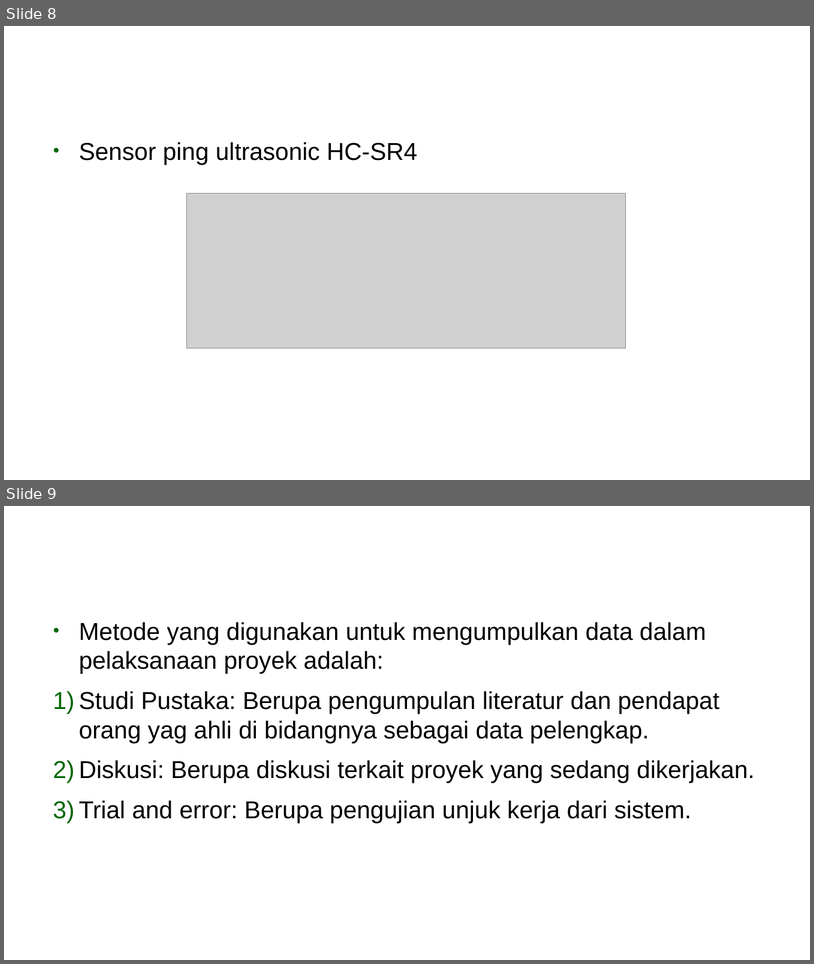
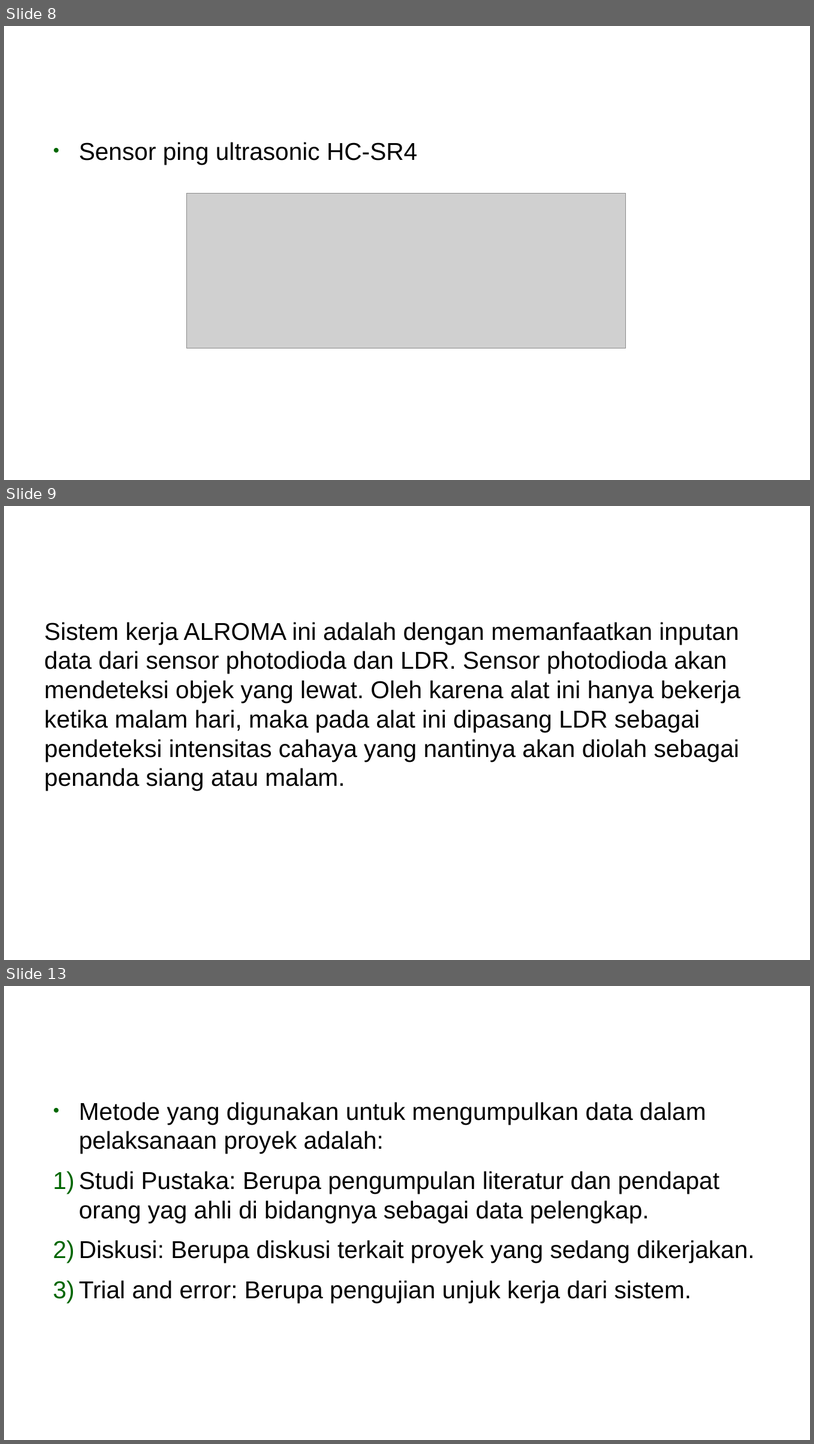
Before and after one commit to budiyona/PROTEK2018, a slide deck: Berkas/ppt-protek.odp. Shown one above the other, each under a label of ours: slides 8 and 9 before the commit, slides 8, 9 and 13 after it; the slides between them are not shown. The pictures are 814x964 and 814x1444 pixels, drawn with LibreOffice and Linux fonts; fonts in the diff are those of the drawing; grey boxes stand for pictures; background and template pictures are left out. Boxes give left, top, right and bottom in pixels: in the first picture for what was removed or moved away, otherwise in the second. Text is boxed around its words. In the diff, an @@ line names an element or a change of style, - is before the commit and + after.

Commit message:
v2.0

```diff
--- a/Berkas/ppt-protek.odp
+++ b/Berkas/ppt-protek.odp
@@ slide 9 added at (x1=4, y1=506, x2=810, y2=960), background picture (left out) @@
@@ text added at (x1=44, y1=622, x2=741, y2=790), 24 pt, text #000000 @@
+Sistem kerja ALROMA ini adalah dengan memanfaatkan inputan data dari sensor photodioda dan LDR. Sensor photodioda akan mendeteksi objek yang lewat. Oleh karena alat ini hanya bekerja ketika malam hari, maka pada alat ini dipasang LDR sebagai pendeteksi intensitas cahaya yang nantinya akan diolah sebagai penanda siang atau malam.
@@ what was slide 9 is now slide 13 @@
```
Also in this commit, not shown: 1 slide changed, 3 other slides added.
